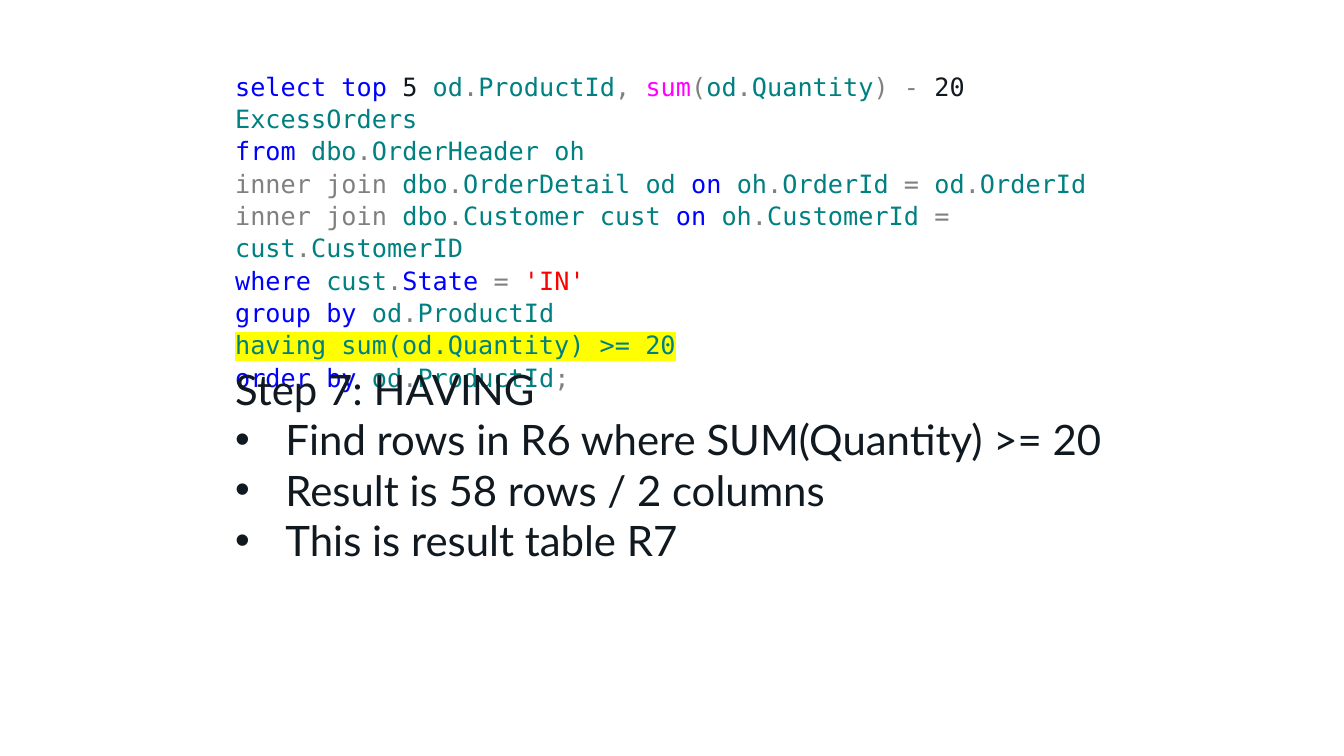
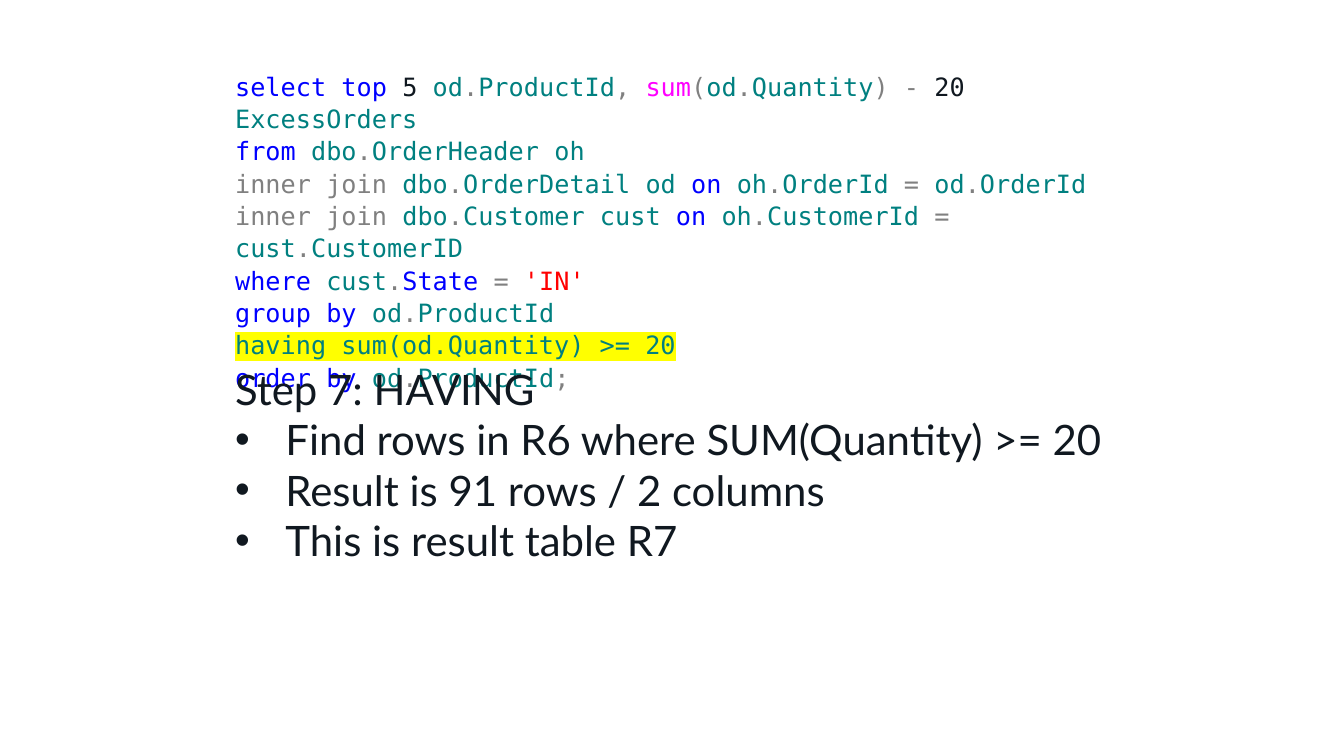
Before and after one commit to tf3604/OptimizerPresentation, a slide deck: slide 15 of Optimizer.pptx. Drawn at 1344x756 pixels with LibreOffice and Linux fonts; fonts in the diff are those of the drawing; background and template pictures are left out. Boxes give left, top, right and bottom in pixels: in the first picture for what was removed or moved away, otherwise in the second. Text is boxed around its words. In the diff, an @@ line names an element or a change of style, - is before the commit and + after.

```diff
--- a/Optimizer.pptx
+++ b/Optimizer.pptx
@@ text at (x1=285, y1=475, x2=825, y2=507): text changed @@
-• Result is 58 rows / 2 columns
+• Result is 91 rows / 2 columns
```
Also in this commit, not shown: 5 other slides changed, 1 slide added, 1 other file.
